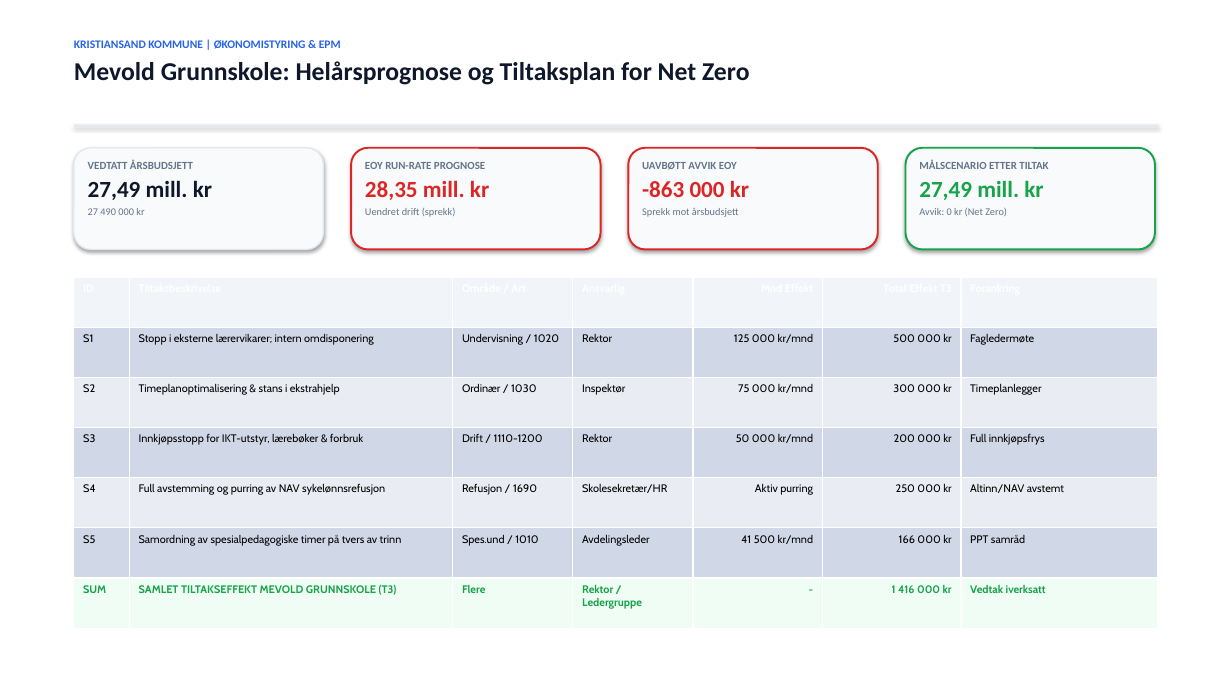
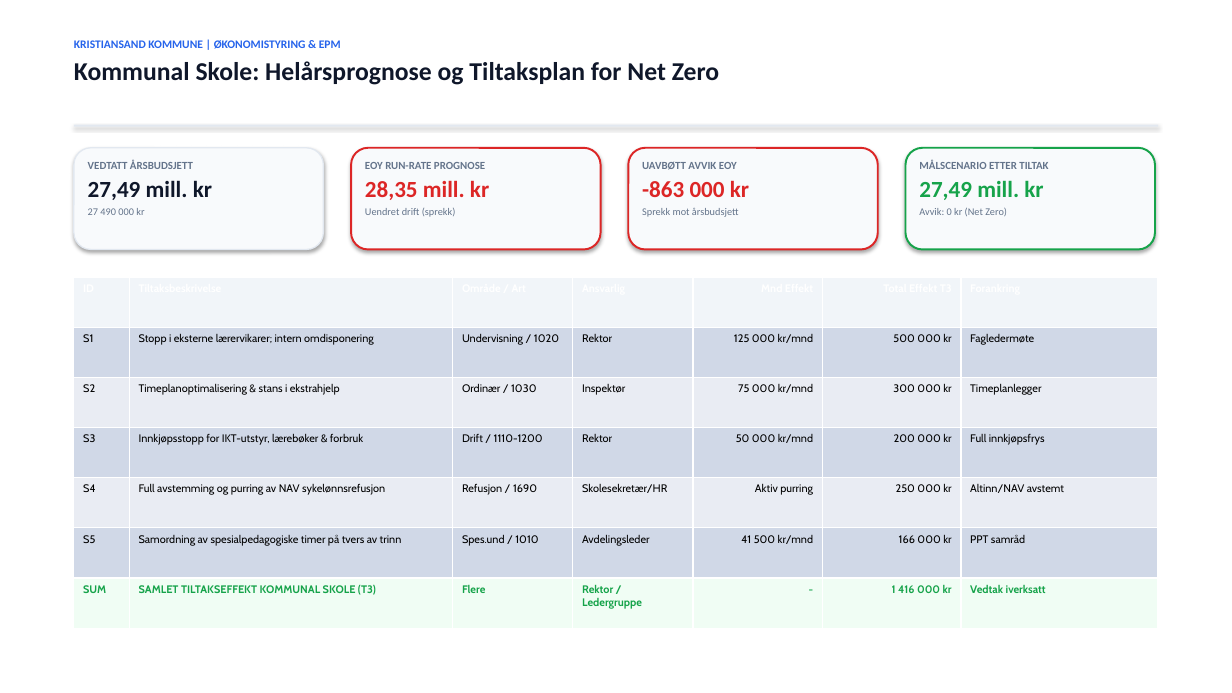
Before and after one commit to Frank-Ellingsen/Bruk-av-AI-i-kommunal-sektor, a slide deck: slide 8 of reports/Kristiansand_EPM_Status_Prognose_Tiltaksrapport.pptx. Drawn at 1232x693 pixels with LibreOffice and Linux fonts; fonts in the diff are those of the drawing. Boxes give left, top, right and bottom in pixels: in the first picture for what was removed or moved away, otherwise in the second. Text is boxed around its words. In the diff, an @@ line names an element or a change of style, - is before the commit and + after.

```diff
--- a/reports/Kristiansand_EPM_Status_Prognose_Tiltaksrapport.pptx
+++ b/reports/Kristiansand_EPM_Status_Prognose_Tiltaksrapport.pptx
@@ text at (74,61,719,85): text changed @@
-Mevold Grunnskole: Helårsprognose og Tiltaksplan for Net Zero
+Kommunal Skole: Helårsprognose og Tiltaksplan for Net Zero
@@ table at (74,277,1158,628) @@
-row 7, column 2: SAMLET TILTAKSEFFEKT MEVOLD GRUNNSKOLE (T3)
+row 7, column 2: SAMLET TILTAKSEFFEKT KOMMUNAL SKOLE (T3)
```
Also in this commit, not shown: 8 other slides changed, 57 other files.
